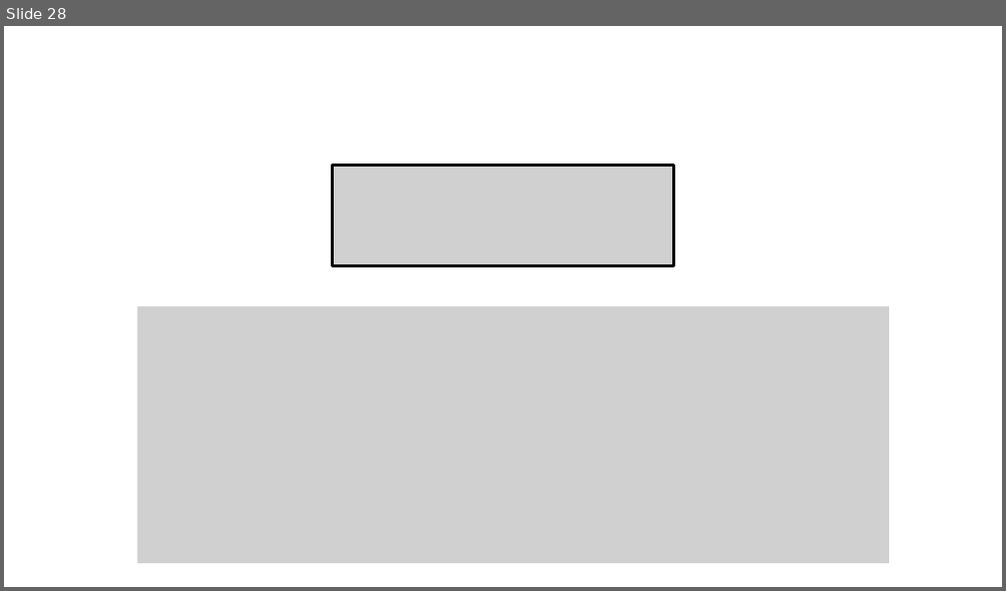
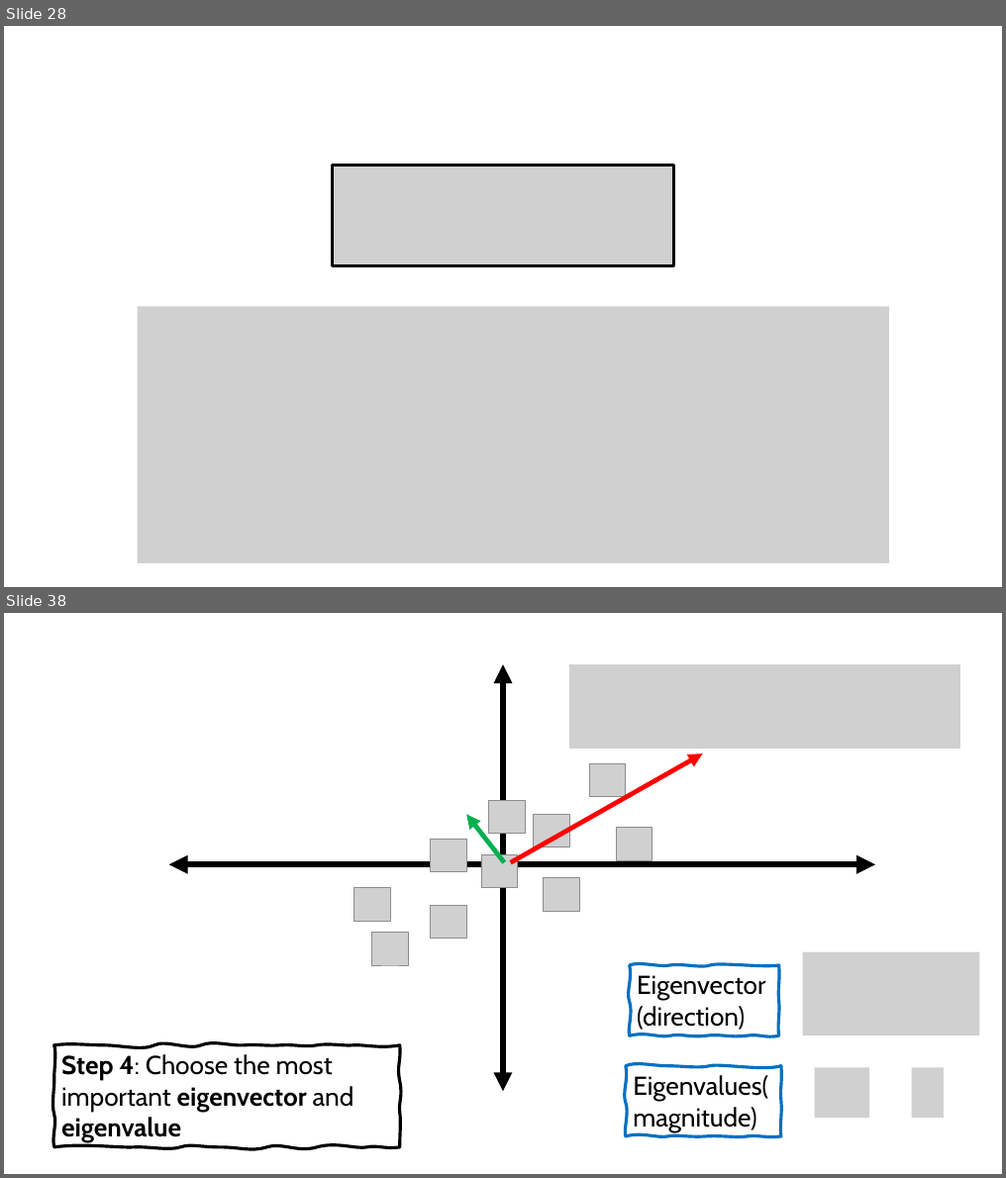
Before and after one commit to robitussin/CCADMACL, a slide deck: 7 - Principal Component Analysis/Principal Component Analysis (Math).pptx. Shown one above the other, each under a label of ours: slide 28 before the commit, slides 28 and 38 after it; the slides between them are not shown. The pictures are 1006x591 and 1006x1178 pixels, drawn with LibreOffice and Linux fonts; fonts in the diff are those of the drawing; grey boxes stand for pictures. Boxes give left, top, right and bottom in pixels: in the first picture for what was removed or moved away, otherwise in the second. Text is boxed around its words. In the diff, an @@ line names an element or a change of style, - is before the commit and + after.

```diff
--- a/7 - Principal Component Analysis/Principal Component Analysis (Math).pptx
+++ b/7 - Principal Component Analysis/Principal Component Analysis (Math).pptx
@@ slide 38 added at (4, 613, 1002, 1174), background #FFFFFF @@
@@ double arrow added from (503, 1091) to (503, 664), #000000 6 pt @@
@@ picture added at (570, 664, 960, 749) @@
@@ arrow added from (511, 863) to (703, 754), #FF0000 4.5 pt @@
@@ group added at (353, 764, 653, 965): 10 pictures @@
@@ arrow added from (504, 863) to (466, 814), #00B050 4.5 pt @@
@@ double arrow added from (168, 864) to (875, 864), #000000 6 pt @@
@@ freeform shape added at (630, 965, 779, 1036), outline #0070C0 3 pt, 25 pt, text #000000 @@
+Eigenvector
+(direction)
@@ picture added at (803, 953, 875, 1036) @@
@@ picture added at (875, 953, 979, 1036) @@
@@ freeform shape added at (54, 1046, 400, 1148), outline #000000 3 pt, 25 pt, text #000000, bold @@
+Step 4: Choose the most important eigenvector and eigenvalue
@@ freeform shape added at (626, 1065, 782, 1137), outline #0070C0 3 pt, 25 pt, text #000000 @@
+Eigenvalues(magnitude)
@@ picture added at (815, 1068, 869, 1118) @@
@@ picture added at (912, 1068, 944, 1118) @@
```
Also in this commit, not shown: 1 slide changed, 6 other slides added.
